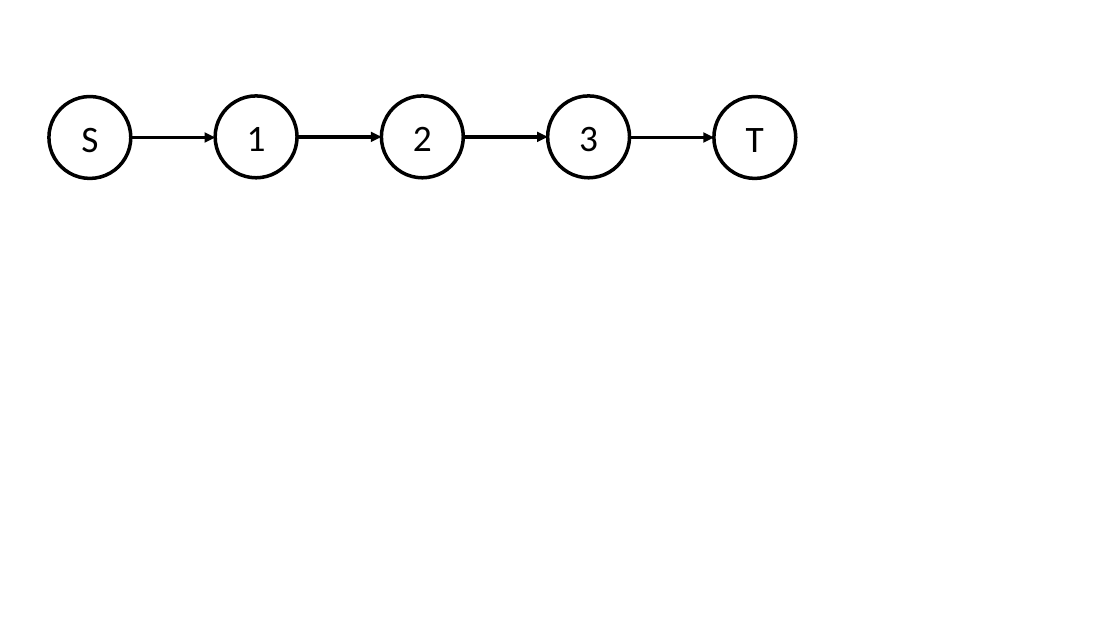
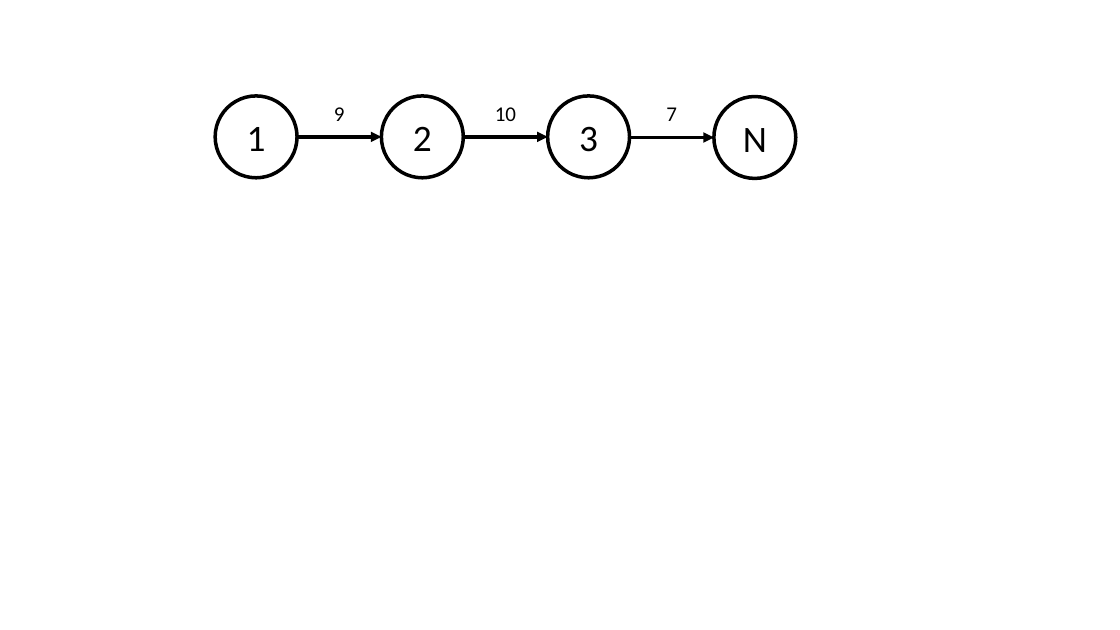
Before and after one commit to haoxiangyang89/PERT, a slide deck: slide 1 of Writeup/Graphs.pptx. Drawn at 1120x630 pixels with LibreOffice and Linux fonts; fonts in the diff are those of the drawing. Boxes give left, top, right and bottom in pixels: in the first picture for what was removed or moved away, otherwise in the second. Text is boxed around its words. In the diff, an @@ line names an element or a change of style, - is before the commit and + after.

```diff
--- a/Writeup/Graphs.pptx
+++ b/Writeup/Graphs.pptx
@@ ellipse removed at <box>49,97,130,178</box> @@
-S
@@ text added at <box>334,107,345,121</box>, 18 pt, text #000000 @@
+9
@@ text added at <box>495,107,516,121</box>, 18 pt, text #000000 @@
+10
@@ text added at <box>666,107,677,121</box>, 18 pt, text #000000 @@
+7
@@ arrow removed from (131, 138) to (215, 138) @@
@@ text in ellipse at <box>743,128,767,152</box>: text changed @@
-T
+N
```
Also in this commit, not shown: 7 slides added, 16 other files.
